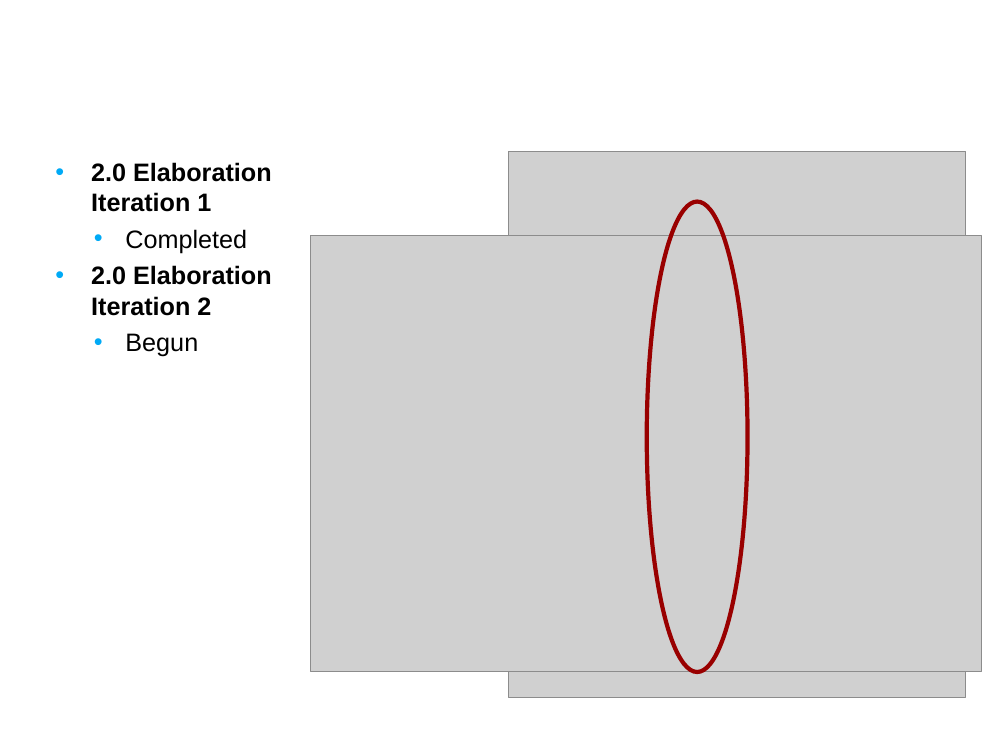
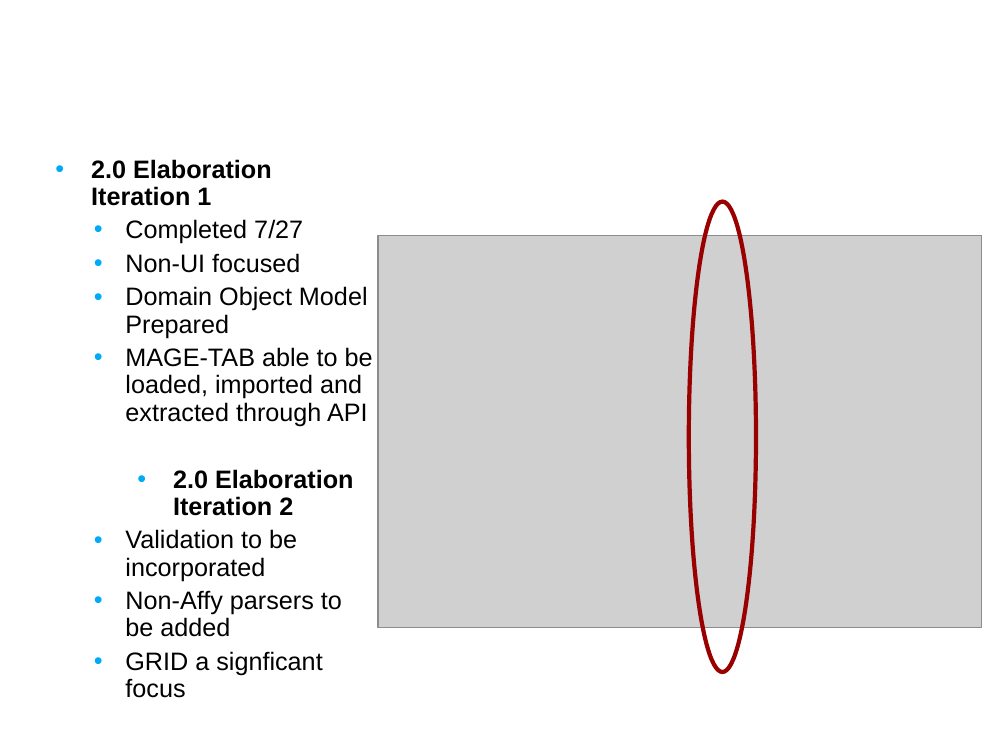
Before and after one commit to NCIP/caarray-docs, a slide deck: slide 8 of project_management/open_meetings/caArray User Community Meeting Aug 8.ppt. Drawn at 1008x756 pixels with LibreOffice and Linux fonts; fonts in the diff are those of the drawing; grey boxes stand for pictures; background and template pictures are left out. Boxes give left, top, right and bottom in pixels: in the first picture for what was removed or moved away, otherwise in the second. Text is boxed around its words. In the diff, an @@ line names an element or a change of style, - is before the commit and + after.

```diff
--- a/project_management/open_meetings/caArray User Community Meeting Aug 8.ppt
+++ b/project_management/open_meetings/caArray User Community Meeting Aug 8.ppt
@@ text at (91,159,353,516): line spacing 1 to 0.9 @@
@@ picture removed at (508,151,966,698) @@
@@ ellipse: place and size @@
-ellipse at (647,202,748,672)
+ellipse at (688,202,756,672)
@@ text at (125,219,373,426): text changed @@
-  • Completed
+  • Completed 7/27
+  • Non-UI focused
+  • Domain Object Model Prepared
+  • MAGE-TAB able to be loaded, imported and extracted through API
@@ picture: place and size @@
-picture at (310,235,981,671)
+picture at (378,235,982,627)
@@ text at (125,529,342,698): text changed @@
-  • Begun
+  • Validation to be incorporated
+  • Non-Affy parsers to be added
+  • GRID a signficant focus
```
Also in this commit, not shown: 3 other slides changed.
